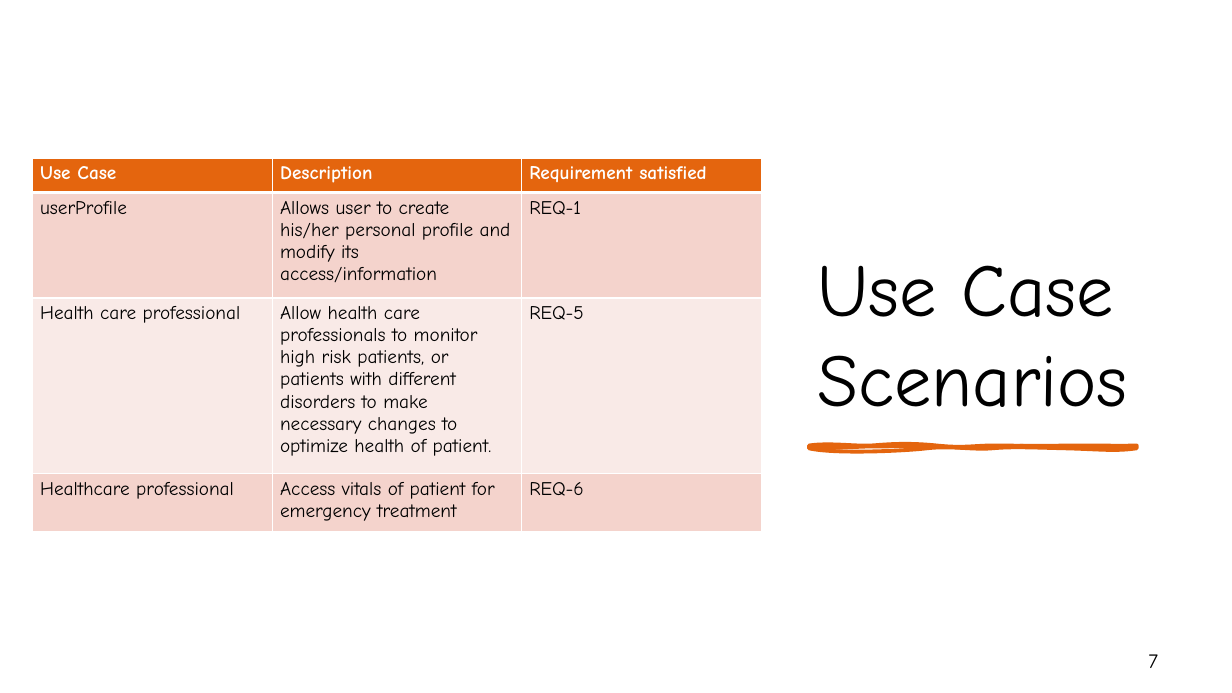
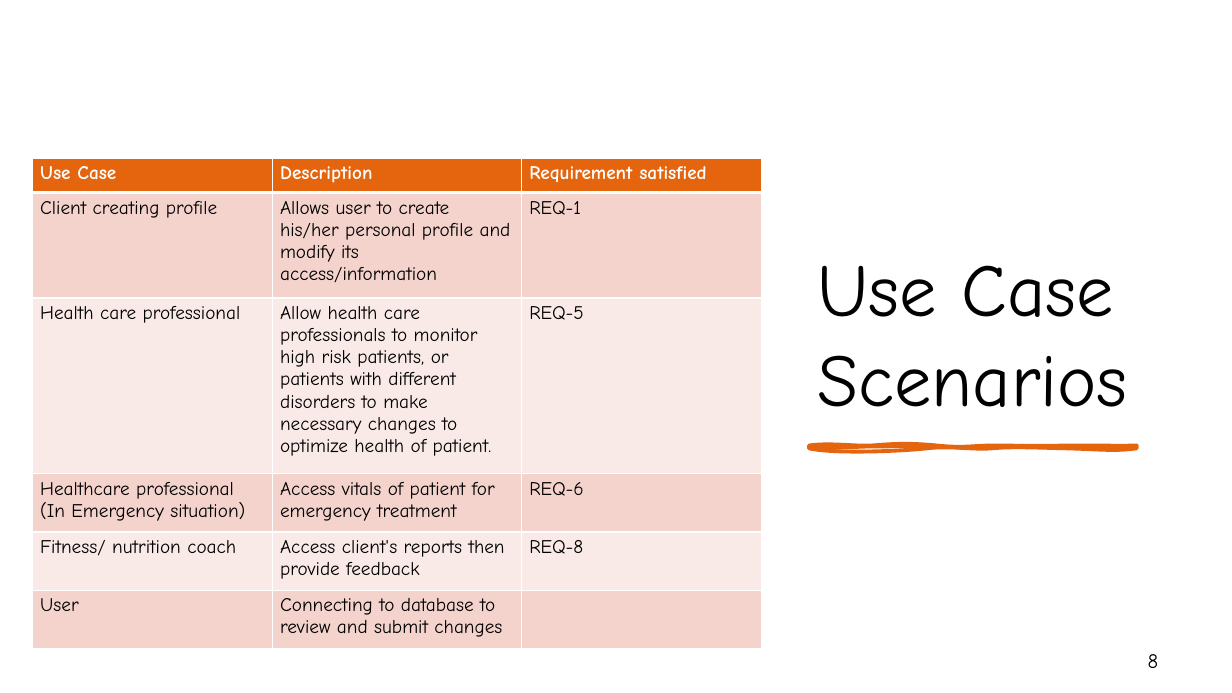
Before and after one commit to lmullettcs2043/cs2043Proj1, a slide deck: slide 8 of CS2043Proj1.pptx (slide 7 before the commit). Drawn at 1232x693 pixels with LibreOffice and Linux fonts; fonts in the diff are those of the drawing. Boxes give left, top, right and bottom in pixels: in the first picture for what was removed or moved away, otherwise in the second. Text is boxed around its words. In the diff, an @@ line names an element or a change of style, - is before the commit and + after.

```diff
--- a/CS2043Proj1.pptx
+++ b/CS2043Proj1.pptx
@@ table at [32,158,762,648] @@
-row 2, column 1: userProfile
+row 2, column 1: Client creating profile
-row 4: Healthcare professional | Access vitals of patient for emergency treatment | REQ-6
+row 4: Healthcare professional (In Emergency situation) | Access vitals of patient for emergency treatment | REQ-6
+row 5: Fitness/ nutrition coach | Access client's reports then provide feedback | REQ-8
+row 6: User | Connecting to database to review and submit changes | 
@@ page number at [1148,654,1159,668]: text changed @@
-7
+8
```
Also in this commit, not shown: 4 other slides changed, 8 slides added, 1 slide removed.
